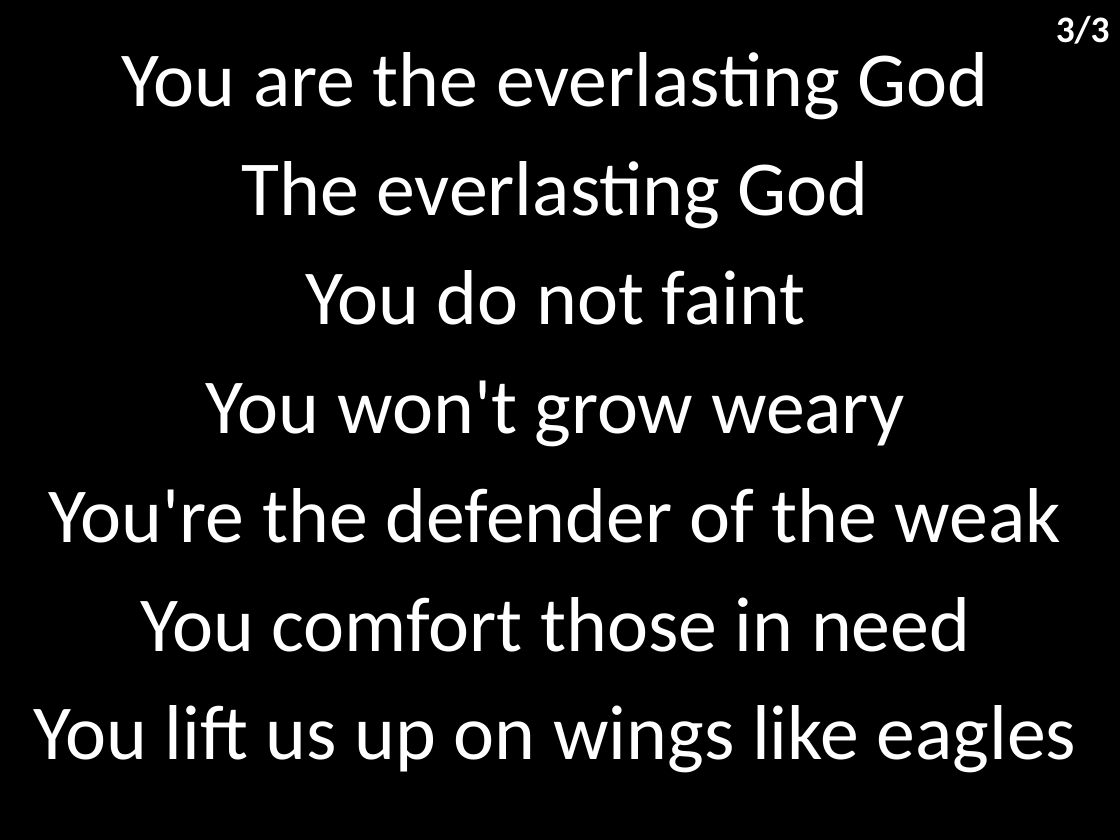
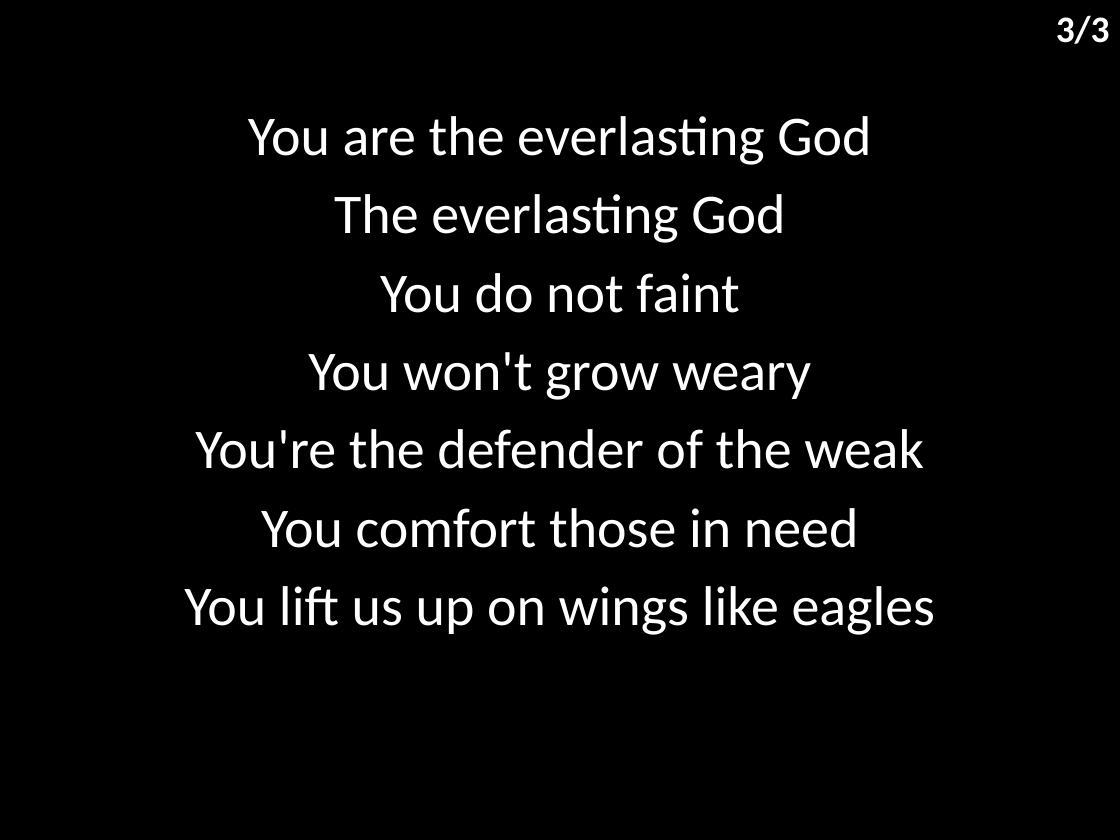
Before and after one commit to hoo-are-ya/worship, a slide deck: slide 4 of docs/songs/evalasting god.pptx. Drawn at 1120x840 pixels with LibreOffice and Linux fonts; fonts in the diff are those of the drawing. Boxes give left, top, right and bottom in pixels: in the first picture for what was removed or moved away, otherwise in the second. Text is boxed around its words. In the diff, an @@ line names an element or a change of style, - is before the commit and + after.

```diff
--- a/docs/songs/evalasting god.pptx
+++ b/docs/songs/evalasting god.pptx
@@ subtitle "You are the everlasting God" moved from (x1=33, y1=52, x2=1076, y2=773) to (x1=184, y1=116, x2=936, y2=635) @@
@@ subtitle "You are the everlasting God" at (x1=184, y1=116, x2=936, y2=635): size 50 to 36 pt; less space between paragraphs @@
```
Also in this commit, not shown: 2 other slides changed, 9 other files.
